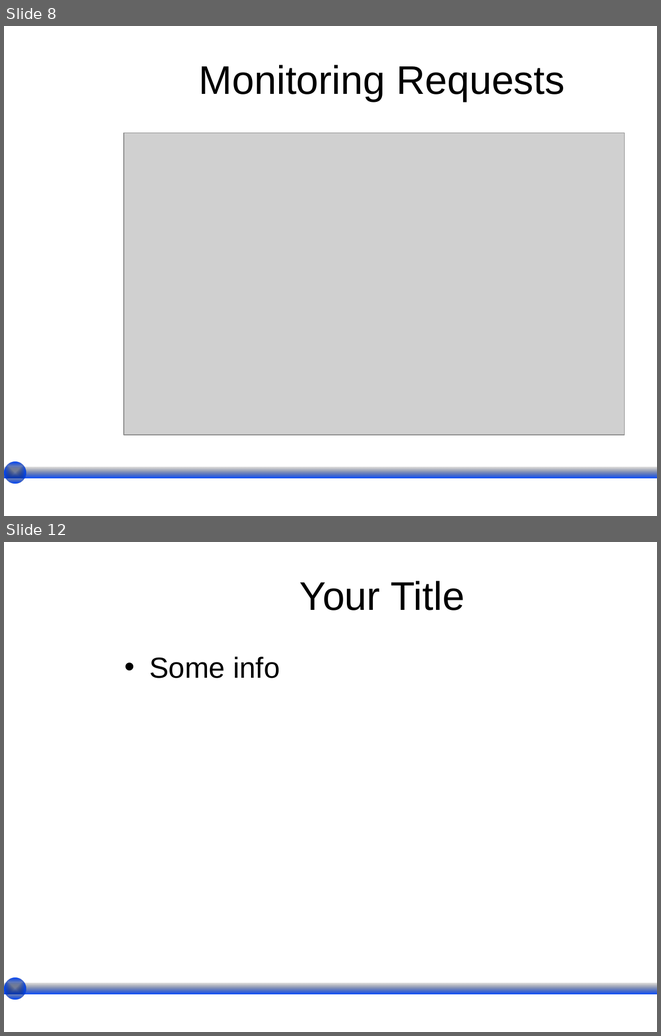
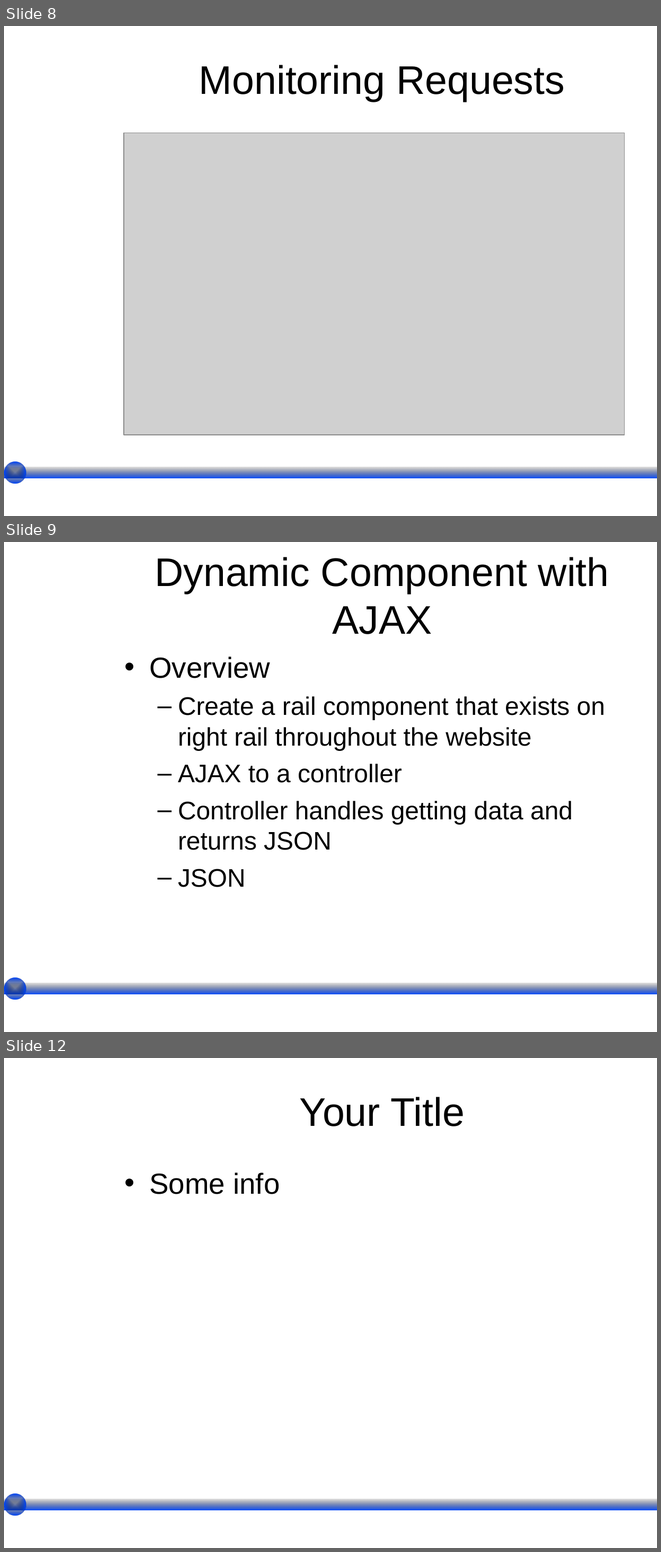
Before and after one commit to wesreisz/cis411-lightningTalks, a slide deck: GuyJeremyStitt.ppt. Shown one above the other, each under a label of ours: slides 8 and 12 before the commit, slides 8, 9 and 12 after it; the slides between them are not shown. The pictures are 661x1036 and 661x1552 pixels, drawn with LibreOffice and Linux fonts; fonts in the diff are those of the drawing; grey boxes stand for pictures; background and template pictures are left out. Boxes give left, top, right and bottom in pixels: in the first picture for what was removed or moved away, otherwise in the second. Text is boxed around its words. In the diff, an @@ line names an element or a change of style, - is before the commit and + after.

```diff
--- a/GuyJeremyStitt.ppt
+++ b/GuyJeremyStitt.ppt
@@ slide 9 added at [4, 542, 657, 1032], background picture (left out) @@
@@ title added at [155, 557, 609, 634], 44 pt, text #000000 @@
+Dynamic Component with AJAX
@@ text added at [149, 656, 605, 887], 28 pt, text #000000 @@
+• Overview
+  – Create a rail component that exists on right rail throughout the website
+  – AJAX to a controller
+  – Controller handles getting data and returns JSON
+  – JSON
@@ rectangle added at [4, 983, 657, 994], fill gradient #000000 to #0047FF @@
@@ ellipse added at [4, 978, 26, 999], fill gradient #000000 to #0047FF @@
```
Also in this commit, not shown: 2 other slides added, 3 slides removed.
